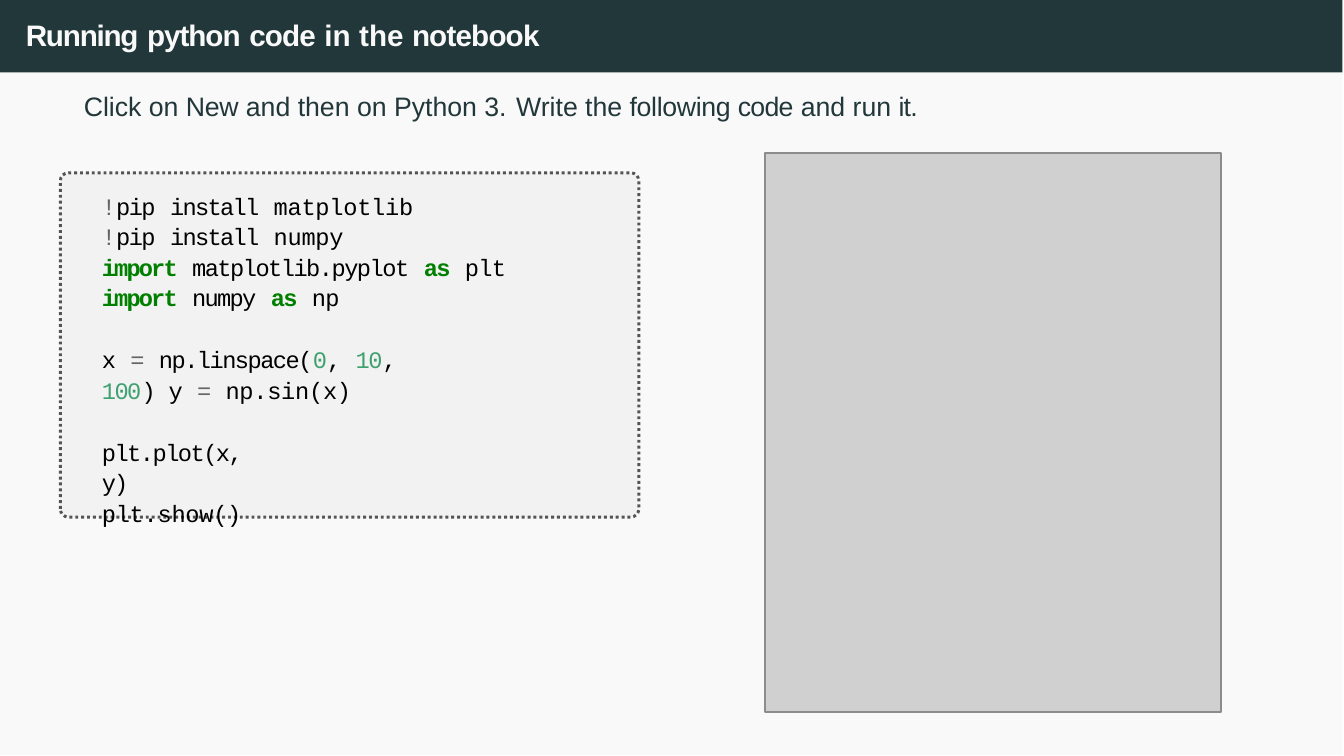
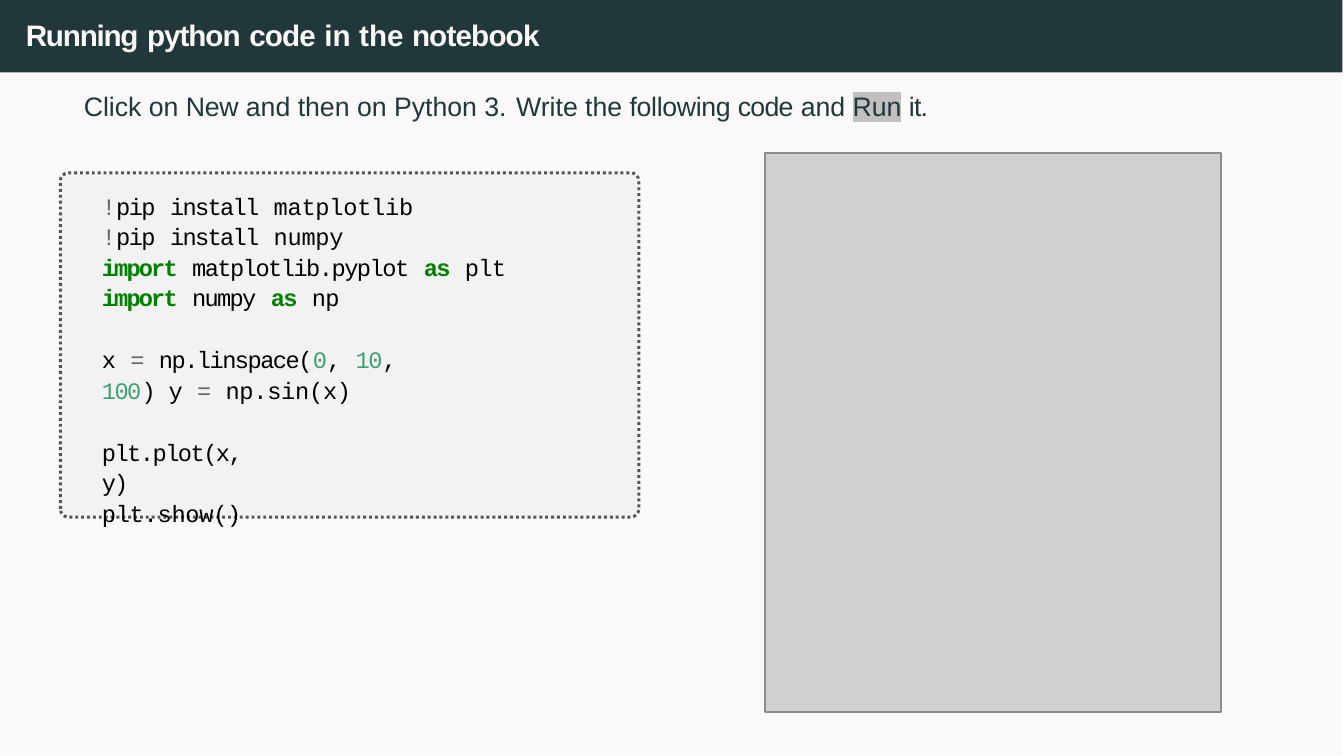
Before and after one commit to joanpaucm/HPDCB, a slide deck: slide 49 of src/slides/Session 3 - Introduction to AWS + EC2-2026.pptx. Drawn at 1344x756 pixels with LibreOffice and Linux fonts; fonts in the diff are those of the drawing; grey boxes stand for pictures. Boxes give left, top, right and bottom in pixels: in the first picture for what was removed or moved away, otherwise in the second. Text is boxed around its words. In the diff, an @@ line names an element or a change of style, - is before the commit and + after.

```diff
--- a/src/slides/Session 3 - Introduction to AWS + EC2-2026.pptx
+++ b/src/slides/Session 3 - Introduction to AWS + EC2-2026.pptx
@@ text at [84,95,928,121]: text changed @@
-Click on New and then on Python 3. Write the following code and run it.
+Click on New and then on Python 3. Write the following code and Run it.
```
Also in this commit, not shown: 14 other slides changed, 3 other files.
